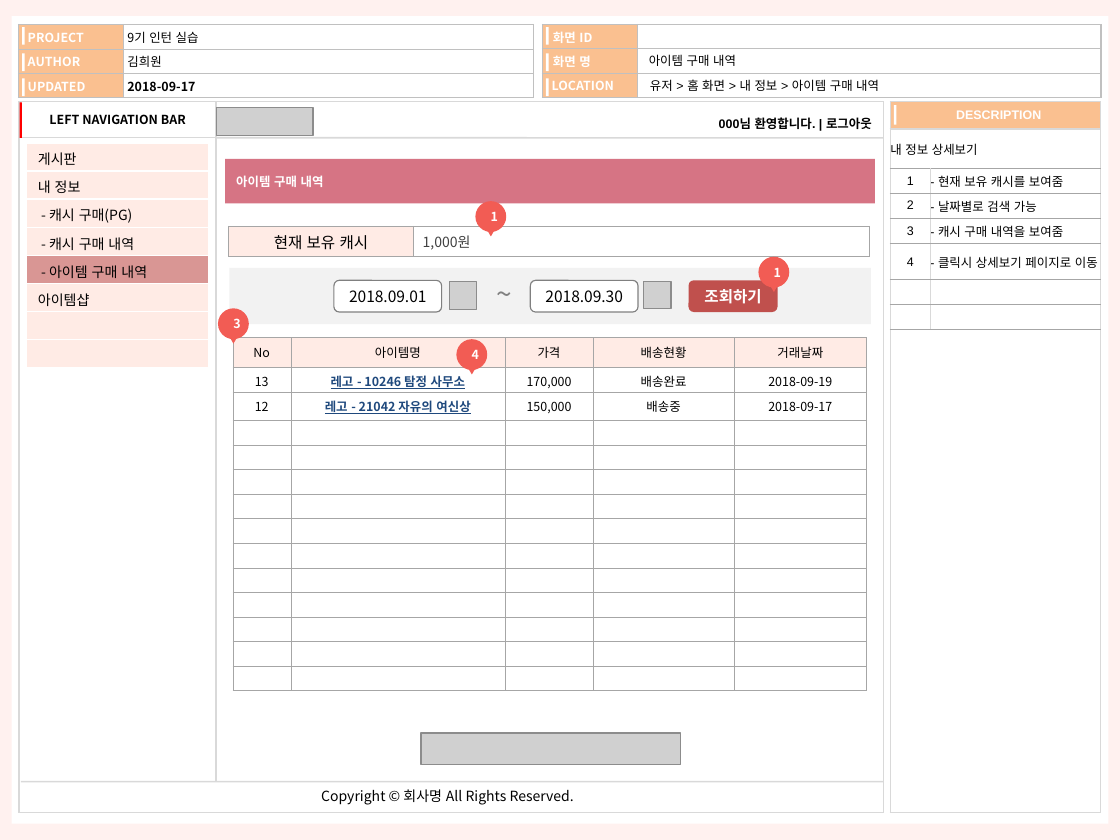
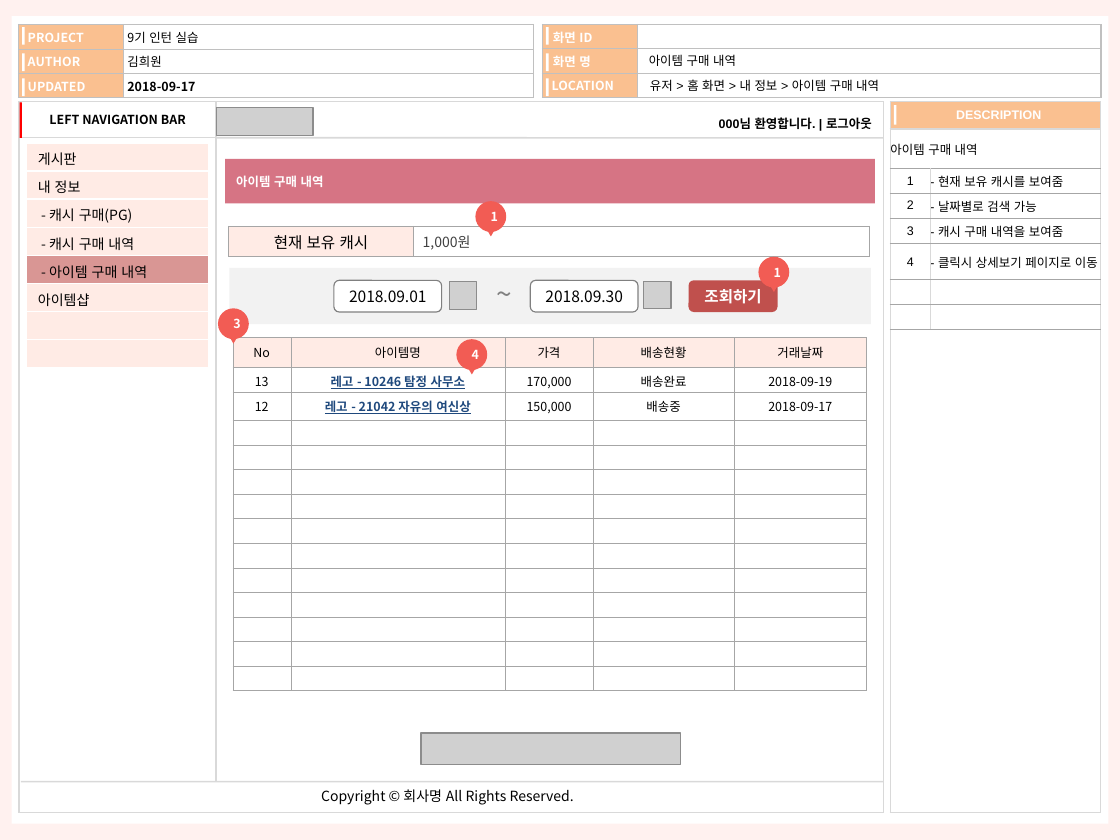
Before and after one commit to kimheewon/project, a slide deck: slide 22 of Document/인턴_김희원_산출물_화면정의서_사용자_v1.2.pptx. Drawn at 1120x840 pixels with LibreOffice and Linux fonts; fonts in the diff are those of the drawing; grey boxes stand for pictures. Boxes give left, top, right and bottom in pixels: in the first picture for what was removed or moved away, otherwise in the second. Text is boxed around its words. In the diff, an @@ line names an element or a change of style, - is before the commit and + after.

```diff
--- a/Document/인턴_김희원_산출물_화면정의서_사용자_v1.2.pptx
+++ b/Document/인턴_김희원_산출물_화면정의서_사용자_v1.2.pptx
@@ table at (890, 129, 1101, 323) @@
-row 1, column 1: 내 정보 상세보기
+row 1, column 1: 아이템 구매 내역
```
Also in this commit, not shown: 4 other slides changed, 10 other files.
